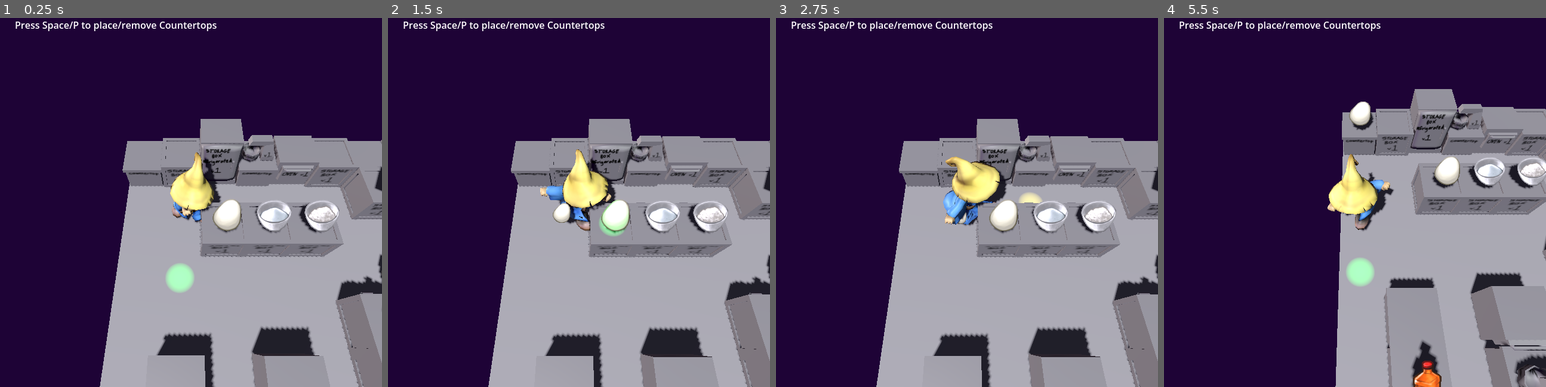
Above: before the commit, frames 1-4 (left to right).
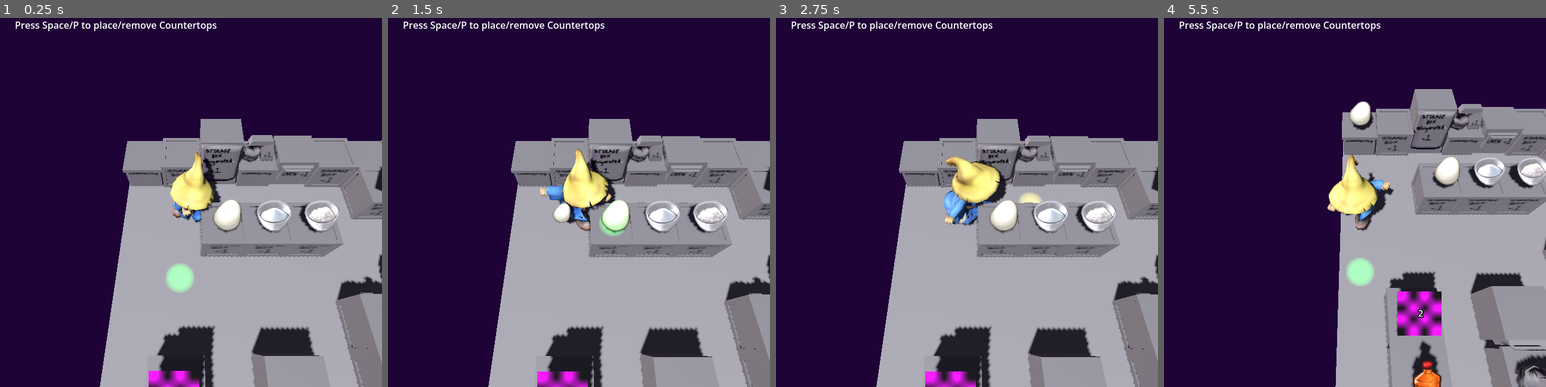
Above: after the commit, the same moments.

Repository: AdmiralPotato/halloween_game_2026
Game: Godot game, scene res://map/TilemapTest.tscn
Same seed, same stepped clock (60 frames per second), same inputs: the game is played once before the commit and once after it.
Inputs (mouse positions are in pixels of both pictures, inside the frame that each line leads up to):
- Up to frame 1 (0.25 s): no input
- Up to frame 2 (1.5 s): tap Space at 0.5, 1.25 s; move the mouse to (663, 176) at 0.52 s; hold Right (move_right) 0.53-1.28 s; tap O (interact) at 0.6 s; move the mouse to (502, 213) at 1.27 s; hold Down (move_down) from 1.28 s (still down); tap P (pickup) at 1.35 s
- Up to frame 3 (2.75 s): tap Space at 2 s; move the mouse to (1005, 110) at 2.02 s; release Down (move_down) at 2.03 s; hold Right (move_right) from 2.03 s (still down); tap C (toggle_rearrange) at 2.1 s
- Up to frame 4 (5.5 s): tap Space at 2.75, 3.5, 4.25 s; move the mouse to (1335, 272) at 2.77 s; release Right (move_right) at 2.78 s; hold Up (move_up) 2.78-3.53 s; tap O (interact) at 2.85, 5.1 s; move the mouse to (1469, 254) at 3.52 s; hold Left (move_left) 3.53-5.03 s; tap P (pickup) at 3.6 s; move the mouse to (1240, 139) at 4.27 s; tap C (toggle_rearrange) at 4.35 s; move the mouse to (1374, 195) at 5.02 s; hold Down (move_down) from 5.03 s (still down)

The runs differ from the first frame. In frame 1, 1.4% of the frame differs, in the area x 38-57%, y 83-100%; in frame 2, 1.4%; in frame 3, 1.4%; in frame 4, 1.7%, in the area x 60-73%, y 68-87%.
Error in both runs: Invalid access to property or key 'furni' on a base object of type 'Nil'. (res://map/tilemap.gd:114)

Commit message:
Start prototype data structure for recipe graphic layers

Diff:
--- a/business/items/food_infos.json
+++ b/business/items/food_infos.json
@@ -366,8 +366,18 @@
 		"max_stack_size": 4,
 		"attributes": "from_recipe",
 		"texture_layers": [
-			"res://assets/TILES-frosting.png@14/14,3/3",
-			"res://assets/TILES-frosting.png@2/14,4/3"
+			{
+				"name": "frosting",
+				"texture": "res://assets/TILES-frosting.png@14/14,1/3"
+			},
+			{
+				"name": "jar",
+				"texture": "res://assets/TILES-frosting.png@2/14,0/3"
+			},
+			{
+				"name": "label",
+				"texture": "res://assets/TILES-frosting.png@14/14,2/3"
+			}
 		]
 	},
 	"whipped_cream": {
--- a/map/ItemNode.tscn
+++ b/map/ItemNode.tscn
@@ -18,6 +18,7 @@
 
 [node name="Count" type="Label3D" parent="." unique_id=1674966425]
 transform = Transform3D(1, 0, 0, 0, -4.371139e-08, 1, 0, -1, -4.371139e-08, 0, 0.1, 0)
+billboard = 1
 text = "0"
 
 [node name="Contents" type="Node3D" parent="." unique_id=989478066]
--- a/map/TilemapTest.tscn
+++ b/map/TilemapTest.tscn
@@ -19,6 +19,7 @@
 [ext_resource type="Resource" uid="uid://coovqsg3sc4j7" path="res://model/data/items/orange_flavoring.tres" id="9_vwyy3"]
 [ext_resource type="PackedScene" uid="uid://do30vdu0sngt5" path="res://map/FurniOven.tscn" id="11_nabl1"]
 [ext_resource type="PackedScene" uid="uid://dfjdkdlvlfocq" path="res://map/FurniCuttingboard.tscn" id="14_p5gm8"]
+[ext_resource type="Resource" uid="uid://dtpa5786bonsp" path="res://model/data/items/frosting.tres" id="15_olchu"]
 [ext_resource type="PackedScene" uid="uid://d1tp40f6bgvc6" path="res://map/FurniTrash.tscn" id="18_tdsbi"]
 
 [sub_resource type="AtlasTexture" id="AtlasTexture_i4j5a"]
@@ -71,9 +72,22 @@
 item = ExtResource("9_8mw78")
 metadata/_custom_type_script = "uid://n2r00hcbl3ul"
 
+[sub_resource type="Resource" id="Resource_5c0gd"]
+script = ExtResource("4_qtmpa")
+item = ExtResource("9_vwyy3")
+metadata/_custom_type_script = "uid://n2r00hcbl3ul"
+
+[sub_resource type="Resource" id="Resource_0d7dl"]
+script = ExtResource("4_qtmpa")
+item = ExtResource("15_olchu")
+count = 2
+modifiers = Array[ExtResource("4_qtmpa")]([SubResource("Resource_5c0gd")])
+metadata/_custom_type_script = "uid://n2r00hcbl3ul"
+
 [sub_resource type="Resource" id="Resource_evbxi"]
 script = ExtResource("4_qtmpa")
 item = ExtResource("9_vwyy3")
+modifiers = Array[ExtResource("4_qtmpa")]([SubResource("Resource_5c0gd")])
 metadata/_custom_type_script = "uid://n2r00hcbl3ul"
 
 [sub_resource type="AtlasTexture" id="AtlasTexture_qlr6m"]
@@ -165,6 +179,7 @@
 
 [node name="Furni1_5" parent="Tilemap" unique_id=103469227 instance=ExtResource("9_2f20c")]
 transform = Transform3D(1, 0, 0, 0, 1, 0, 0, 0, 1, 1.5, 0, 5.5)
+initial_stack = SubResource("Resource_0d7dl")
 
 [node name="Furni1_6" parent="Tilemap" unique_id=2049711655 instance=ExtResource("9_2f20c")]
 transform = Transform3D(1, 0, 0, 0, 1, 0, 0, 0, 1, 1.5, 0, 6.5)
